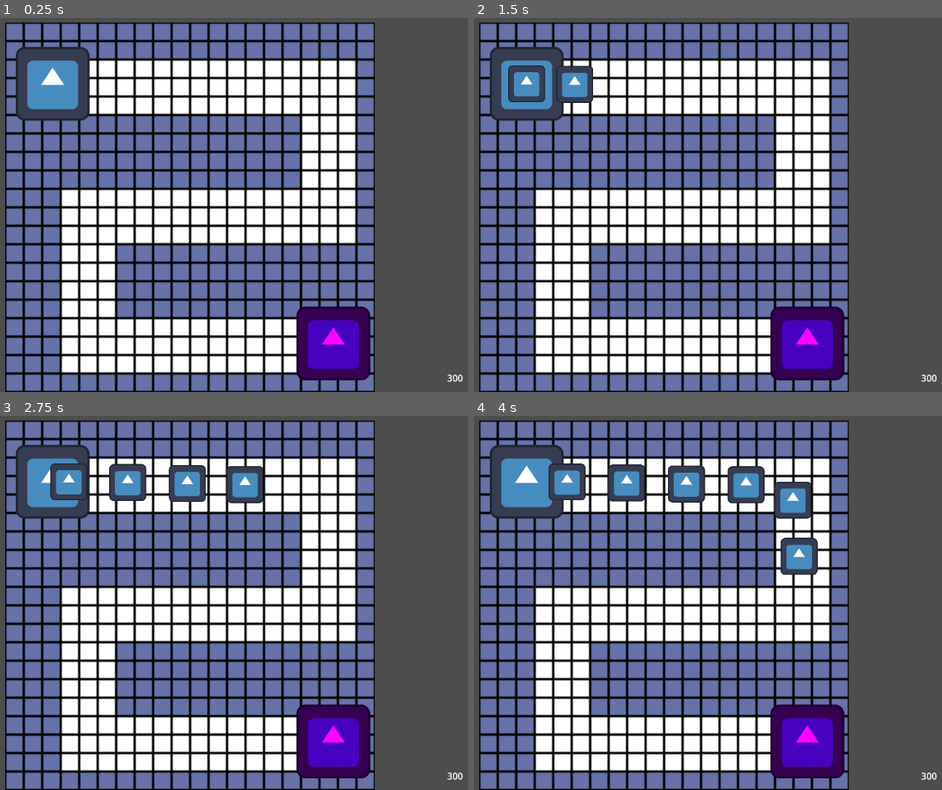
Above: before the commit, frames 1-4 (two rows, left to right).
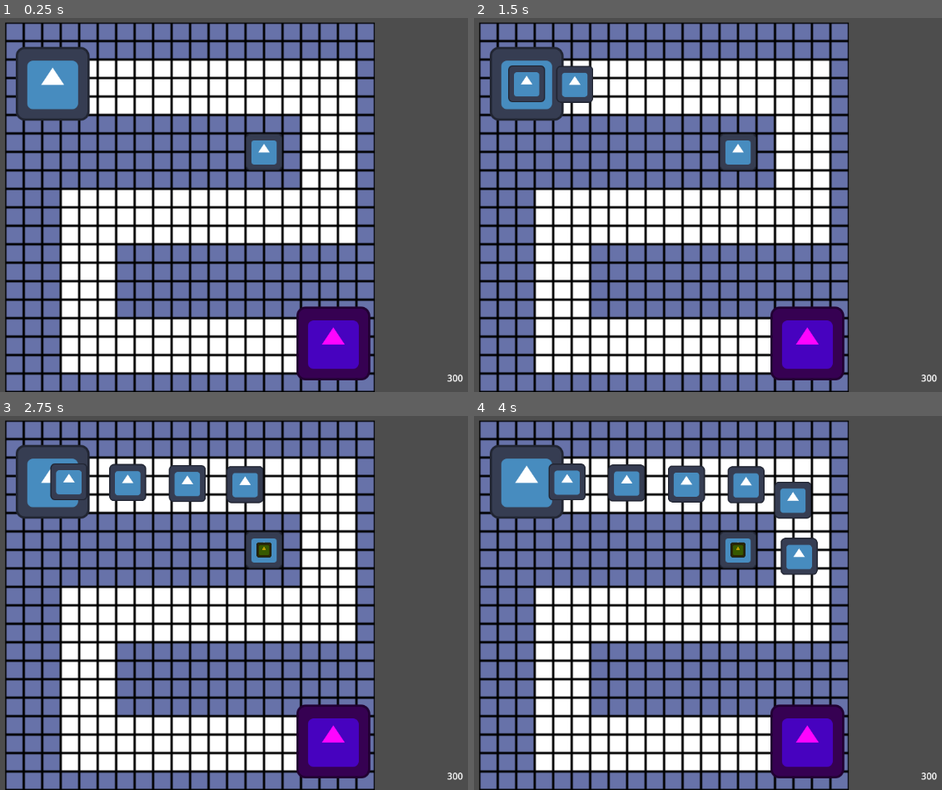
Above: after the commit, the same moments.

Repository: ItCanBeBlank/basictd
Game: Godot game, scene res://scenes/game.tscn
Two runs of this game, one before a commit and one after it. Both use one fixed random seed, a clock stepped at 60 frames per second and the inputs below. The engine's default icon, where the game draws it, is replaced by a stand-in: a white triangle on a blue panel in a dark square.
Inputs (mouse positions are in pixels of both pictures, inside the frame that each line leads up to):
- Up to frame 1 (0.25 s): no input
- Up to frame 2 (1.5 s): tap Enter at 0.5 s; move the mouse to (806, 186) at 0.52 s; move the mouse to (530, 223) at 1.27 s
- Up to frame 3 (2.75 s): move the mouse to (252, 520) at 2.02 s
- Up to frame 4 (4 s): move the mouse to (628, 677) at 2.77 s; move the mouse to (862, 659) at 3.52 s

The runs differ from the first frame. In frame 1, 0.7% of the frame differs, in the area x 52-61%, y 30-41%; in frame 2, 0.7%; in frame 3, 0.7%; in frame 4, 0.7%.

Commit message:
Feature: Created basic tower and basic projectile
Created basic tower and its range,
created projectile that reacts to object entering tower range.

Diff:
--- a/autoloads/globals.gd
+++ b/autoloads/globals.gd
@@ -2,4 +2,6 @@
 
 const CLUMP = preload("res://scenes/enemy/clump.tscn")
 
+const BASIC_PROJECTILE = preload("res://scenes/player_tower/basic_projectile.tscn")
+
 var player_health = 300
--- a/project.godot
+++ b/project.godot
@@ -48,3 +48,4 @@
 
 2d_physics/layer_1="playerBase"
 2d_physics/layer_2="enemy"
+2d_physics/layer_3="towerRange"
--- a/scenes/game.tscn
+++ b/scenes/game.tscn
@@ -1,9 +1,10 @@
-[gd_scene load_steps=11 format=4 uid="uid://bm21x2ivffm5e"]
+[gd_scene load_steps=12 format=4 uid="uid://bm21x2ivffm5e"]
 
 [ext_resource type="Texture2D" uid="uid://ca4x7nvh1enhn" path="res://assets/tiles/normal_tile.png" id="1_gjcih"]
 [ext_resource type="Texture2D" uid="uid://bx1wsysjc72bo" path="res://assets/tiles/monster_path_tile.png" id="2_8vs84"]
 [ext_resource type="PackedScene" uid="uid://bgyjcqxgci527" path="res://scenes/player_base/player_base.tscn" id="4_6gjlv"]
 [ext_resource type="PackedScene" uid="uid://cqfgi1daiypvy" path="res://scenes/enemy_spawn_point/enemy_spawn_point.tscn" id="4_if4gw"]
+[ext_resource type="PackedScene" uid="uid://ci7qrvhwn5qo0" path="res://scenes/player_tower/basic_tower.tscn" id="5_gxt0e"]
 [ext_resource type="Script" path="res://scenes/health.gd" id="5_h2v5m"]
 
 [sub_resource type="TileSetAtlasSource" id="TileSetAtlasSource_tuae7"]
@@ -50,6 +51,9 @@
 [node name="EnemySpawnPoint" parent="." instance=ExtResource("4_if4gw")]
 position = Vector2(41, 53)
 
+[node name="BasicTower" parent="." instance=ExtResource("5_gxt0e")]
+position = Vector2(224, 112)
+
 [node name="CanvasLayer" type="CanvasLayer" parent="."]
 
 [node name="Health" type="Label" parent="CanvasLayer"]
--- /dev/null
+++ b/scenes/player_tower/basic_projectile.tscn
@@ -0,0 +1,10 @@
+[gd_scene load_steps=2 format=3 uid="uid://d4evvel6r4n7t"]
+
+[ext_resource type="Texture2D" uid="uid://bh2ln1xuxp1wq" path="res://icon.svg" id="1_l2jt7"]
+
+[node name="BasicProjectile" type="Node2D"]
+
+[node name="Sprite2D" type="Sprite2D" parent="."]
+modulate = Color(0.772549, 0.639216, 0, 1)
+scale = Vector2(0.1, 0.1)
+texture = ExtResource("1_l2jt7")
--- /dev/null
+++ b/scenes/player_tower/basic_tower.gd
@@ -0,0 +1,35 @@
+extends Node2D
+
+@onready var attack_cooldown_timer: Timer = $AttackCooldownTimer
+
+var enemy_in_range = []
+var attack_ready = true
+
+# Called when the node enters the scene tree for the first time.
+func _ready() -> void:
+	pass # Replace with function body.
+
+
+# Called every frame. 'delta' is the elapsed time since the previous frame.
+func _process(delta: float) -> void:
+	attack()
+
+func _on_area_2d_body_entered(body: Node2D) -> void:
+	enemy_in_range.append(body)
+	print(enemy_in_range)
+
+func _on_area_2d_body_exited(body: Node2D) -> void:
+	enemy_in_range.erase(body)
+	print(enemy_in_range)
+
+func attack():
+	if enemy_in_range.size() != 0:
+		if attack_ready:
+			attack_ready = false
+			var target_position = enemy_in_range[0].global_position
+			var projectile = Globals.BASIC_PROJECTILE.instantiate()
+			add_child(projectile)
+			attack_cooldown_timer.start()
+
+func _on_attack_cooldown_timer_timeout() -> void:
+	attack_ready = true
--- /dev/null
+++ b/scenes/player_tower/basic_tower.tscn
@@ -0,0 +1,29 @@
+[gd_scene load_steps=4 format=3 uid="uid://ci7qrvhwn5qo0"]
+
+[ext_resource type="Script" path="res://scenes/player_tower/basic_tower.gd" id="1_enq6l"]
+[ext_resource type="Texture2D" uid="uid://bh2ln1xuxp1wq" path="res://icon.svg" id="1_o5pvt"]
+
+[sub_resource type="CircleShape2D" id="CircleShape2D_0lvrs"]
+radius = 79.0775
+
+[node name="BasicTower" type="Node2D"]
+script = ExtResource("1_enq6l")
+
+[node name="Sprite2D" type="Sprite2D" parent="."]
+scale = Vector2(0.25, 0.25)
+texture = ExtResource("1_o5pvt")
+
+[node name="Area2D" type="Area2D" parent="."]
+collision_layer = 4
+collision_mask = 2
+
+[node name="CollisionShape2D" type="CollisionShape2D" parent="Area2D"]
+position = Vector2(0, -0.5)
+shape = SubResource("CircleShape2D_0lvrs")
+
+[node name="AttackCooldownTimer" type="Timer" parent="."]
+one_shot = true
+
+[connection signal="body_entered" from="Area2D" to="." method="_on_area_2d_body_entered"]
+[connection signal="body_exited" from="Area2D" to="." method="_on_area_2d_body_exited"]
+[connection signal="timeout" from="AttackCooldownTimer" to="." method="_on_attack_cooldown_timer_timeout"]
